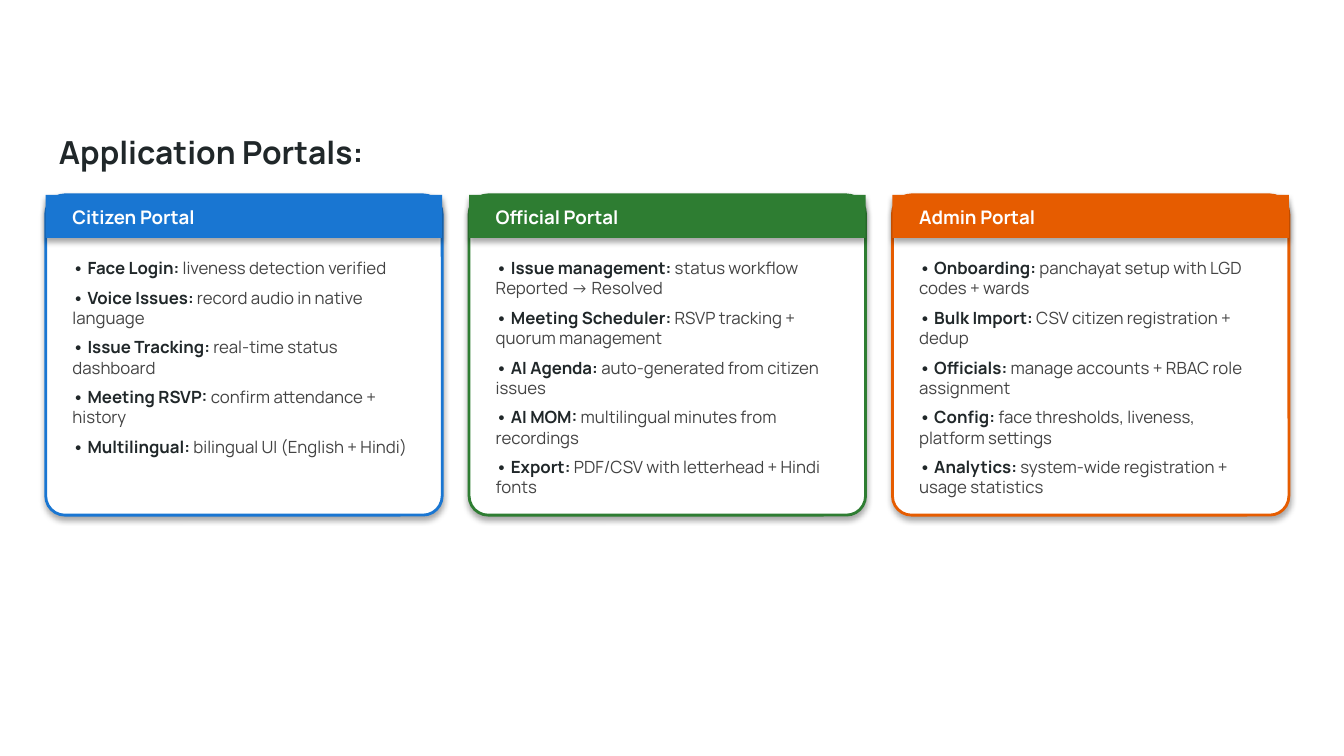
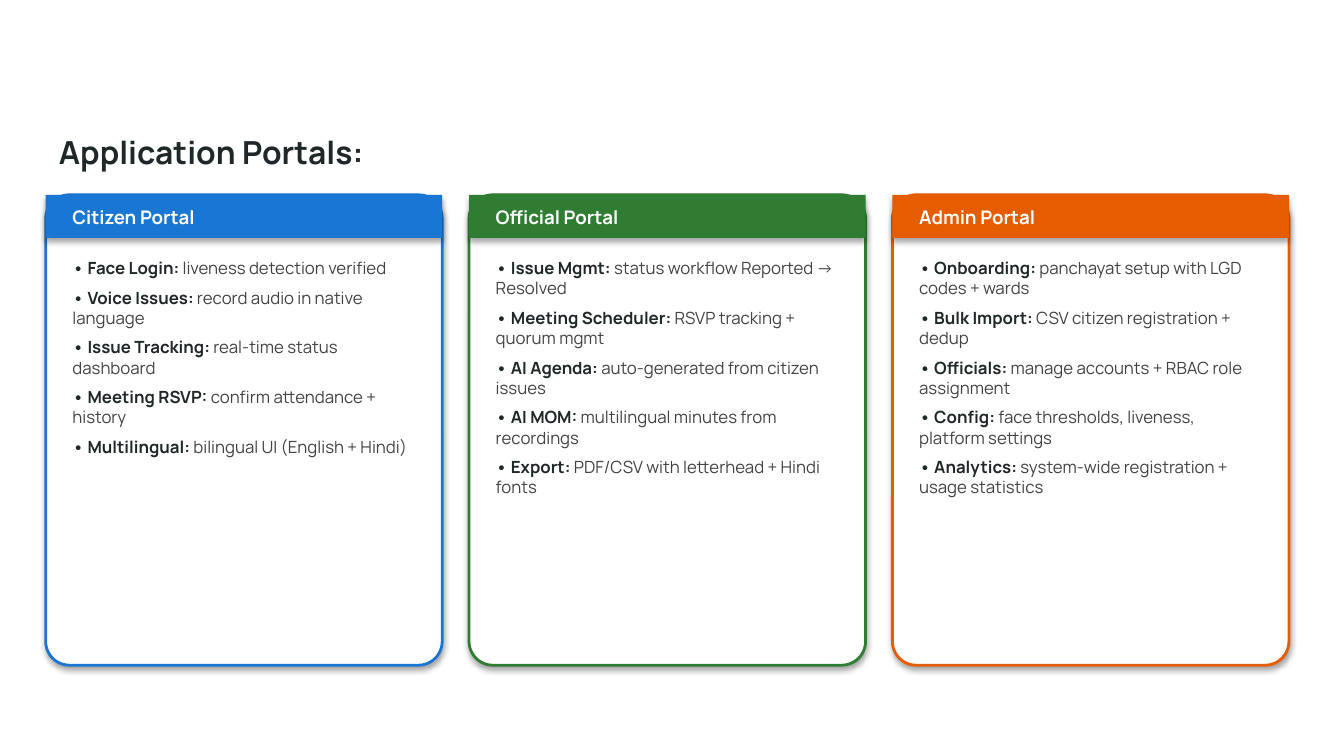
Before and after one commit to anshuljain90/ai4bharat-empowerpanchayat, a slide deck: slide 9 of eGramSabha_Hackathon_Submission.pptx (slide 6 before the commit). Drawn at 1344x756 pixels with LibreOffice and Linux fonts; fonts in the diff are those of the drawing; background and template pictures are left out. Boxes give left, top, right and bottom in pixels: in the first picture for what was removed or moved away, otherwise in the second. Text is boxed around its words. In the diff, an @@ line names an element or a change of style, - is before the commit and + after.

```diff
--- a/eGramSabha_Hackathon_Submission.pptx
+++ b/eGramSabha_Hackathon_Submission.pptx
@@ rounded rectangle: place and size @@
-rounded rectangle at (46,195,442,515)
+rounded rectangle at (46,195,442,665)
@@ rounded rectangle: place and size @@
-rounded rectangle at (469,195,866,515)
+rounded rectangle at (469,195,866,665)
@@ rounded rectangle: place and size @@
-rounded rectangle at (892,195,1289,515)
+rounded rectangle at (892,195,1289,665)
@@ text at (496,261,813,349): text changed @@
-• Issue management: status workflow Reported → Resolved
-• Meeting Scheduler: RSVP tracking + quorum management
+• Issue Mgmt: status workflow Reported → Resolved
+• Meeting Scheduler: RSVP tracking + quorum mgmt
```
Also in this commit, not shown: 2 other slides changed, 3 slides added.
